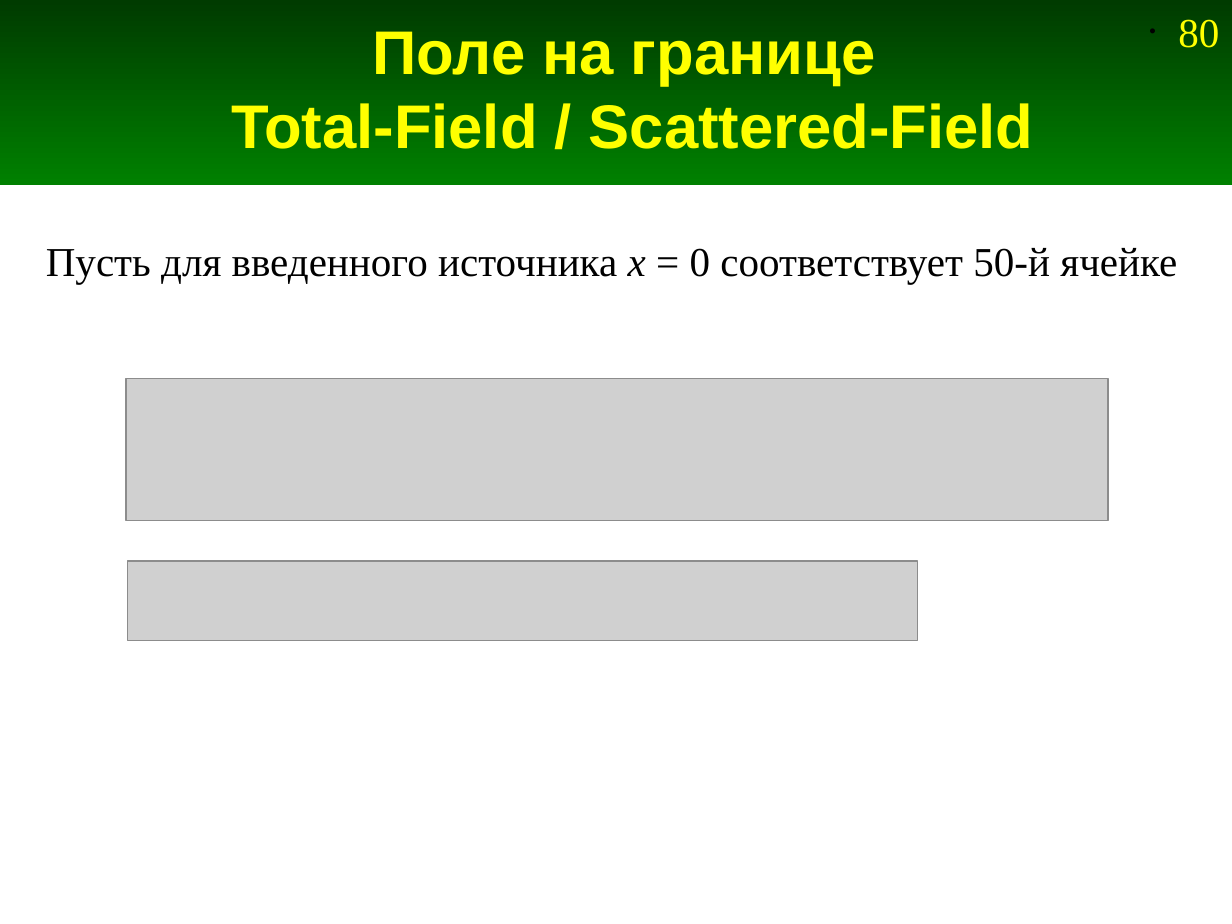
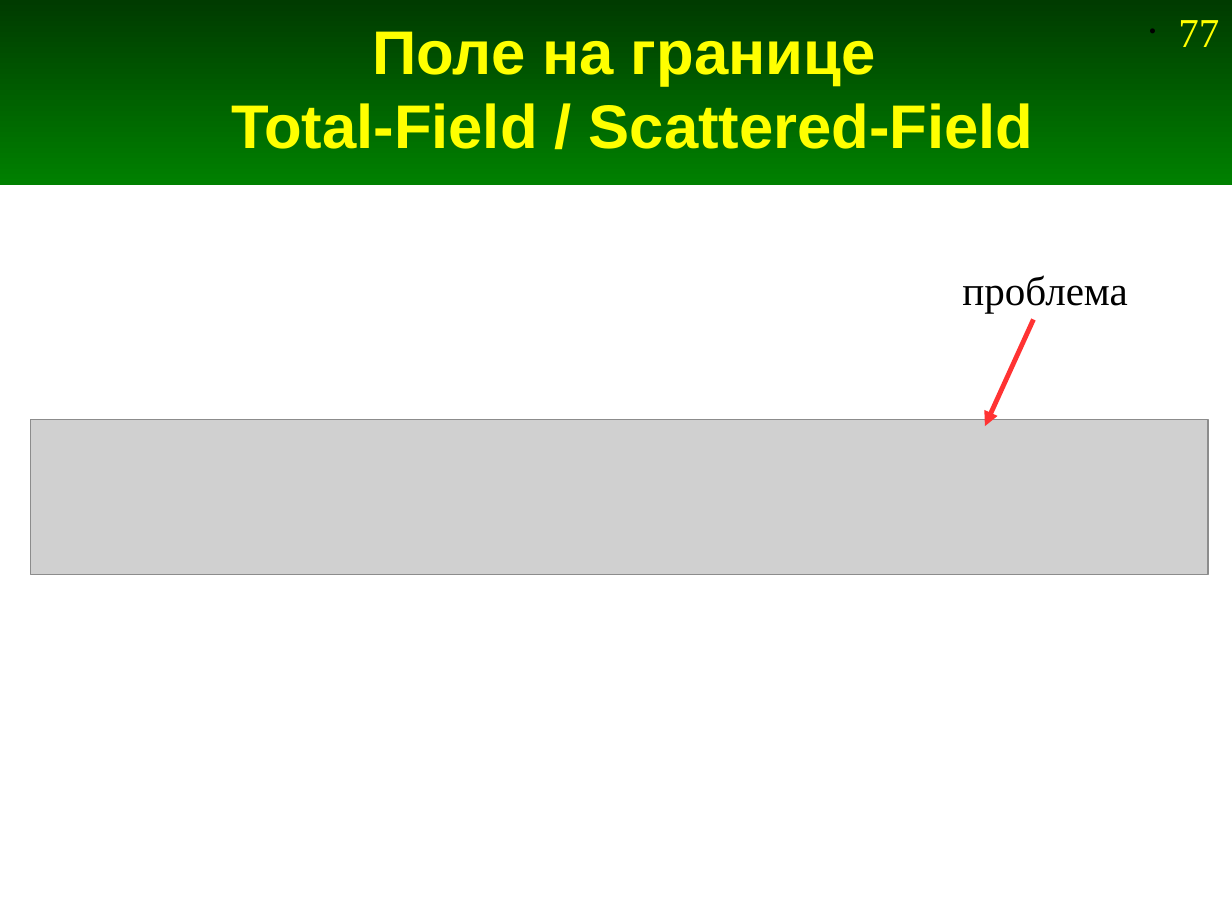
Before and after one commit to andris0147sv/modelling, a slide deck: slide 77 of presentations/2. FDTD.odp (slide 80 before the commit). Drawn at 1232x924 pixels with LibreOffice and Linux fonts; fonts in the diff are those of the drawing; grey boxes stand for pictures. Boxes give left, top, right and bottom in pixels: in the first picture for what was removed or moved away, otherwise in the second. Text is boxed around its words. In the diff, an @@ line names an element or a change of style, - is before the commit and + after.

```diff
--- a/presentations/2. FDTD.odp
+++ b/presentations/2. FDTD.odp
@@ page number at (1178,20,1219,47): text changed @@
-• 80
+• 77
@@ text removed at (46,248,1177,284) @@
-Пусть для введенного источника x = 0 соответствует 50-й ячейке
@@ text added at (962,275,1128,313), 24 pt, text #000000 @@
+проблема
@@ arrow added from (1034, 319) to (984, 426), #FF3333 2.83 pt @@
@@ picture: place and size @@
-picture at (126,378,1108,521)
+picture at (31,420,1209,575)
@@ picture removed at (127,561,917,639) @@
```
Also in this commit, not shown: 6 other slides changed, 1 other file.
